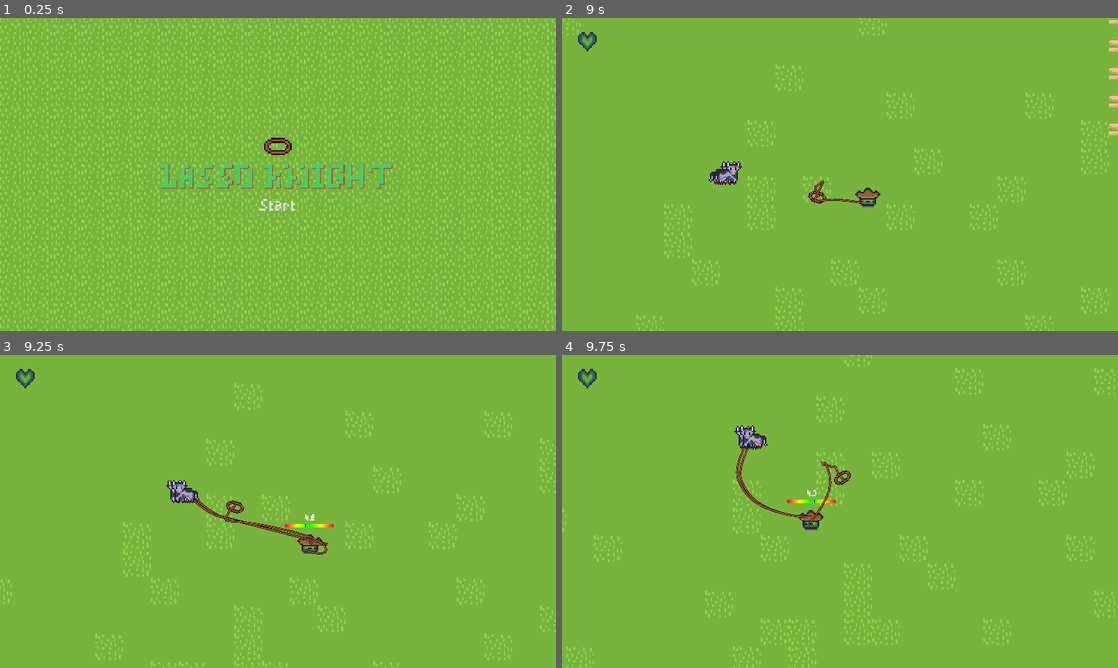
Above: before the commit, frames 1-4 (two rows, left to right).
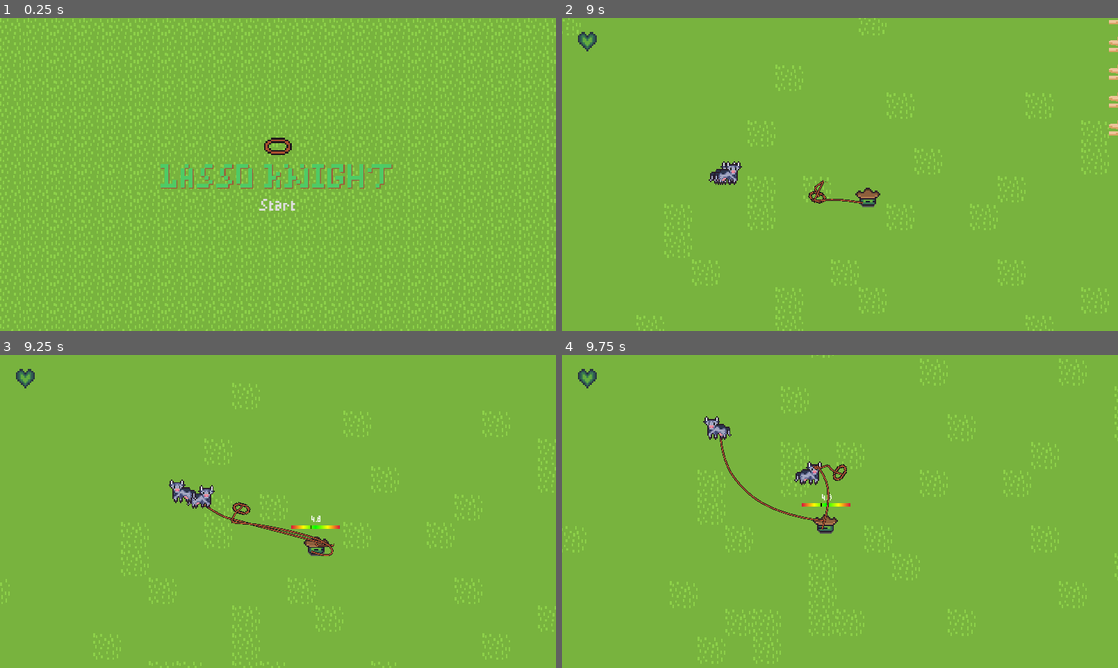
Above: after the commit, the same moments.

Repository: 2weeking/Lasso-Knight
Game: Godot game, scene res://levels/MainMenu.tscn
Two runs of this game, one before a commit and one after it. Both use one fixed random seed, a clock stepped at 60 frames per second and the inputs below.
Inputs (mouse positions are in pixels of both pictures, inside the frame that each line leads up to):
- Up to frame 1 (0.25 s): no input
- Up to frame 2 (9 s): click "Start" at 0.5 s; move the mouse to (812, 237) at 1.27 s; hold W (up) 1.28-2.78 s; click (812, 237) at 1.35 s; move the mouse to (1006, 221) at 2.02 s; click (1006, 221) at 2.1 s; move the mouse to (673, 127) at 2.77 s; hold A (left) 2.78-4.28 s; click (673, 127) at 2.85 s; move the mouse to (867, 174) at 3.52 s; click (867, 174) at 3.6 s; move the mouse to (756, 96) at 4.27 s; hold S (down) 4.28-5.03 s; click (756, 96) at 4.35 s; move the mouse to (962, 158) at 5.02 s; hold D (right) 5.03-5.78 s; click (962, 158) at 5.1 s; move the mouse to (728, 190) at 5.77 s; hold W (up) 5.78-6.53 s; click (728, 190) at 5.85 s; move the mouse to (895, 105) at 6.52 s; hold D (right) 6.53-8.78 s; click (895, 105) at 6.6 s; move the mouse to (812, 237) at 7.27 s; click (812, 237) at 7.35 s; move the mouse to (1006, 221) at 8.02 s; click (1006, 221) at 8.1 s; move the mouse to (673, 127) at 8.77 s; hold S (down) from 8.78 s (still down); click (673, 127) at 8.85 s
- Up to frame 3 (9.25 s): keep holding S (down)
- Up to frame 4 (9.75 s): move the mouse to (867, 511) at 9.52 s; release S (down) at 9.53 s; hold A (left) from 9.53 s (still down); click (867, 511) at 9.6 s

Frames 1-2 are identical in both runs. In frame 3, 5.0% of the frame differs, in the area x 0-100%, y 8-100%; in frame 4, 6.3%, in the area x 0-100%, y 0-100%.

Commit message:
Adjusted goldilocks and multi lasso issue

Diff:
--- a/entities/knight/knight.gd
+++ b/entities/knight/knight.gd
@@ -39,6 +39,7 @@
 var desired_velocity := Vector2.ZERO
 var input_direction := Vector2.ZERO
 var knockback := Vector2.ZERO
+var roped = false
 
 func die():
 	queue_free()
@@ -131,6 +132,7 @@
 			# Queue free rope attached to enemy
 			rope.queue_free()
 			ropes.erase(rope)
+			roped = false
 			lasso_bar.visible = false
 
 	velocity += knockback
@@ -165,6 +167,7 @@
 		if body == rope.target:
 			rope.queue_free()
 			ropes.erase(rope)
+			roped = false
 
 	# Optionally delete body attached
 	if kill:
@@ -177,5 +180,6 @@
 
 func _on_hurtbox_body_entered(body):
 	if body.is_in_group("enemy") and not body.is_in_group("capturing") and not body.is_in_group("captured"):
-		if ropes.is_empty():
+		if ropes.is_empty() and not roped:
+			roped = true
 			call_deferred("add_rope", body)
--- a/entities/knight/knight.tscn
+++ b/entities/knight/knight.tscn
@@ -201,6 +201,7 @@
 collision_layer = 2
 script = ExtResource("1_bwy00")
 hp = 5
+lasso_goldilocks = 0.3
 
 [node name="Sprite2D" type="Sprite2D" parent="."]
 material = SubResource("ShaderMaterial_1akgq")
